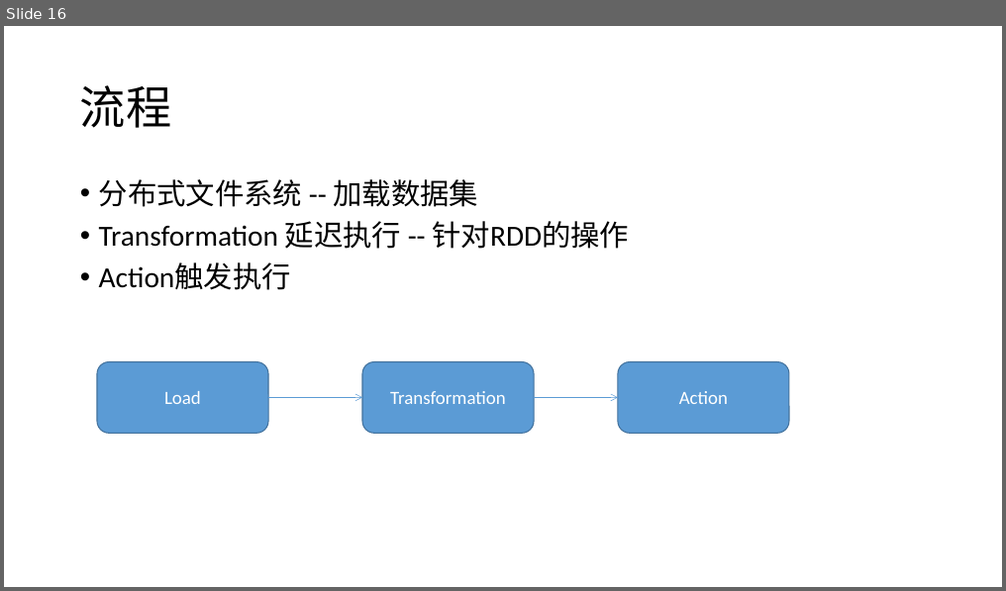
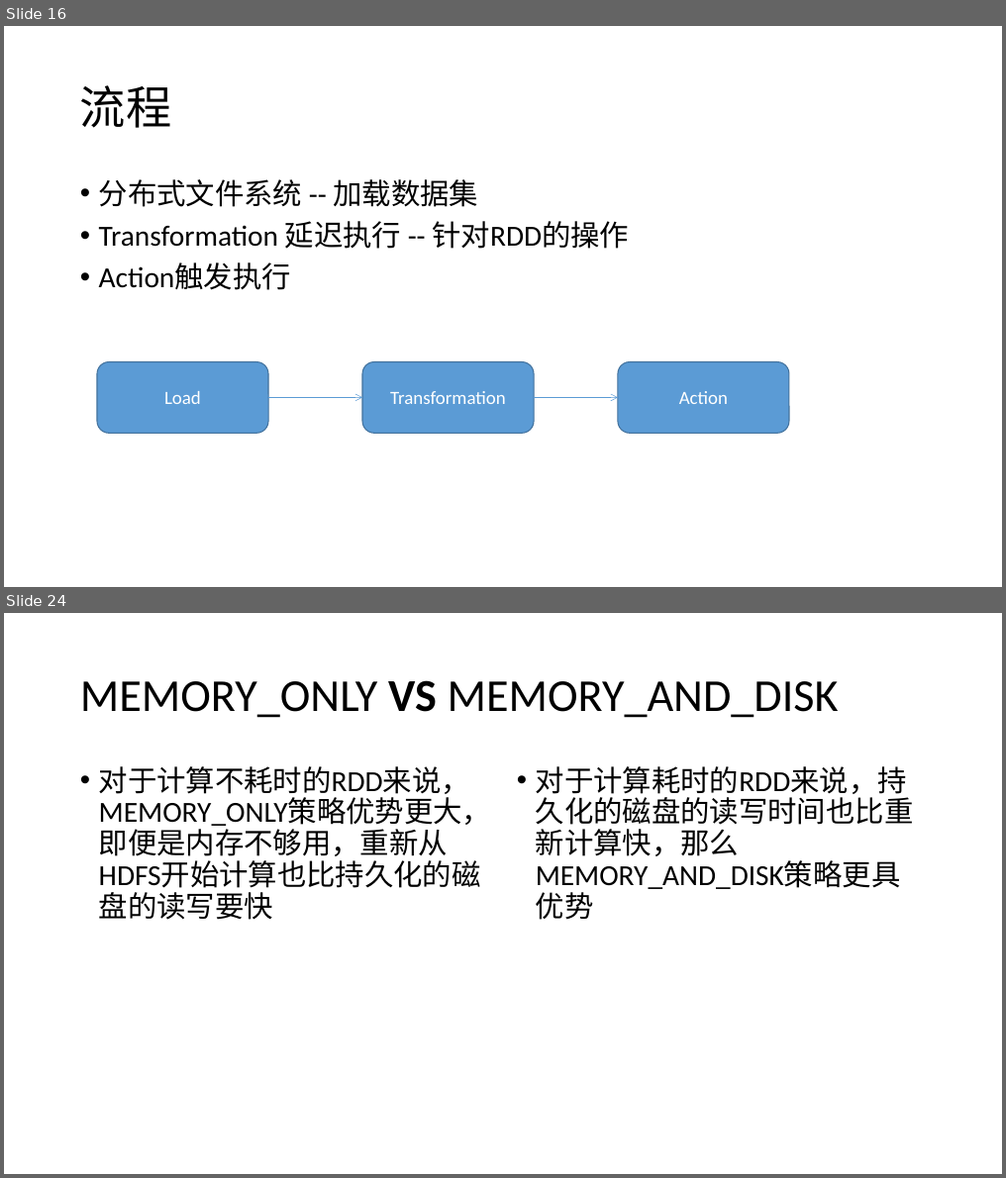
Before and after one commit to zhangpanfeng/darren-spark, a slide deck: doc/Spark.pptx. Shown one above the other, each under a label of ours: slide 16 before the commit, slides 16 and 24 after it; the slides between them are not shown. The pictures are 1006x591 and 1006x1178 pixels, drawn with LibreOffice and Linux fonts; fonts in the diff are those of the drawing. Boxes give left, top, right and bottom in pixels: in the first picture for what was removed or moved away, otherwise in the second. Text is boxed around its words. In the diff, an @@ line names an element or a change of style, - is before the commit and + after.

```diff
--- a/doc/Spark.pptx
+++ b/doc/Spark.pptx
@@ slide 24 added at bbox=[4, 613, 1002, 1174], background #FFFFFF @@
@@ title added at bbox=[80, 680, 839, 718], 44 pt, text #000000 @@
+MEMORY_ONLY VS MEMORY_AND_DISK
@@ text added at bbox=[99, 766, 492, 862], 28 pt, text #000000 @@
+• 对于计算不耗时的RDD来说，MEMORY_ONLY策略优势更大，即便是内存不够用，重新从HDFS开始计算也比持久化的磁盘的读写要快
@@ text added at bbox=[536, 766, 914, 889], 28 pt, text #000000 @@
+• 对于计算耗时的RDD来说，持久化的磁盘的读写时间也比重新计算快，那么MEMORY_AND_DISK策略更具优势
```
Also in this commit, not shown: 1 slide changed, 9 other slides added, 2 other files.
